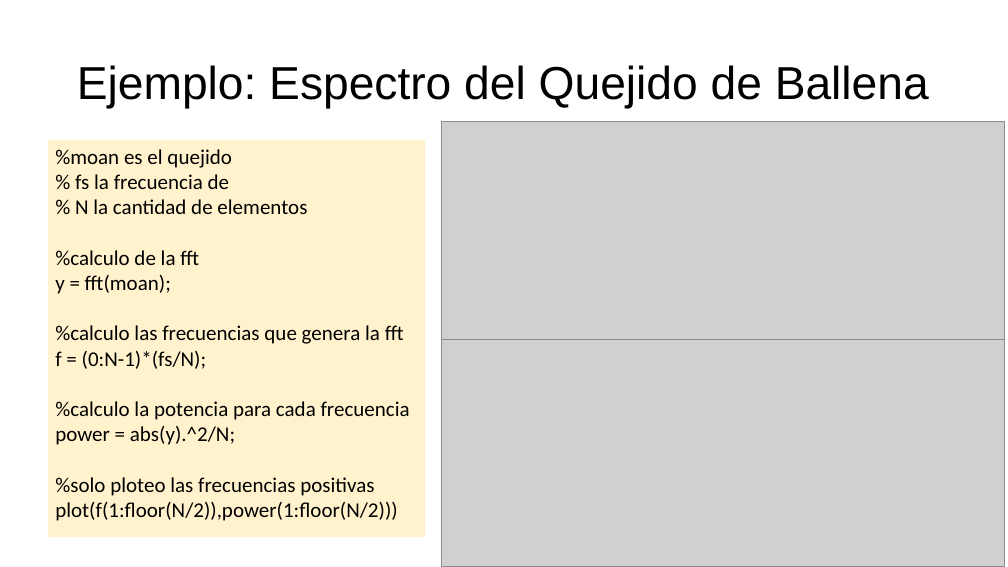
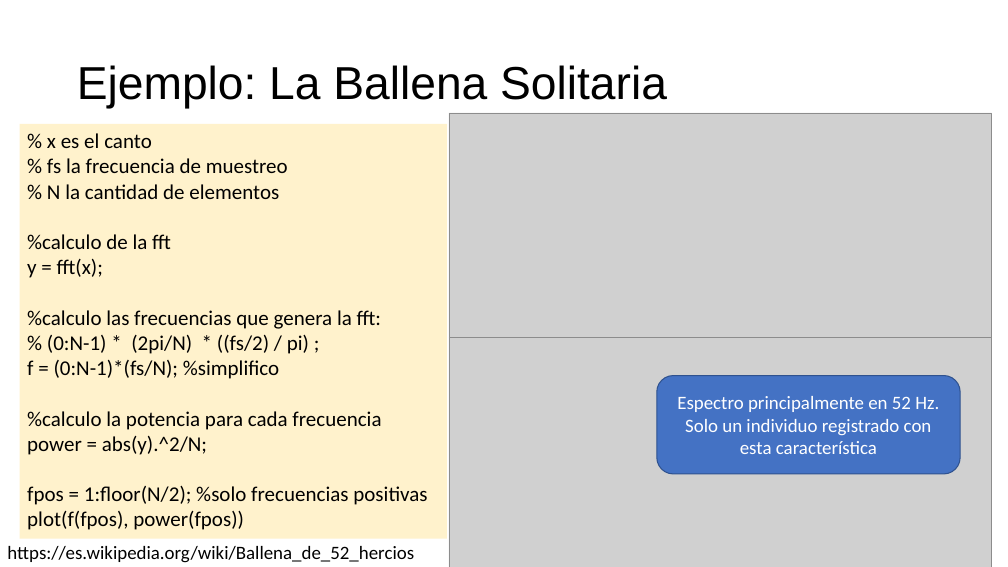
Before and after one commit to ferchaure/clase_wavelets, a slide deck: slide 16 of Introducción al Análisis Wavelet en Matlab.odp. Drawn at 1008x567 pixels with LibreOffice and Linux fonts; fonts in the diff are those of the drawing; grey boxes stand for pictures. Boxes give left, top, right and bottom in pixels: in the first picture for what was removed or moved away, otherwise in the second. Text is boxed around its words. In the diff, an @@ line names an element or a change of style, - is before the commit and + after.

```diff
--- a/Introducción al Análisis Wavelet en Matlab.odp
+++ b/Introducción al Análisis Wavelet en Matlab.odp
@@ title at (77,65,667,109): text changed @@
-Ejemplo: Espectro del Quejido de Ballena
+Ejemplo: La Ballena Solitaria
@@ picture: place and size @@
-picture at (442,121,1006,339)
+picture at (449,113,992,337)
@@ rectangle "% x es el canto": place and size @@
-rectangle "% x es el canto" at (48,140,425,537)
+rectangle "% x es el canto" at (20,124,447,539)
@@ text in rectangle at (47,133,288,173): text changed @@
-%moan es el quejido
-% fs la frecuencia de
+% x es el canto
+% fs la frecuencia de muestreo
@@ text in rectangle at (27,259,381,379): text changed @@
-y = fft(moan);
-%calculo las frecuencias que genera la fft
-f = (0:N-1)*(fs/N);
+y = fft(x);
+%calculo las frecuencias que genera la fft:
+% (0:N-1) * (2pi/N) * ((fs/2) / pi) ;
+f = (0:N-1)*(fs/N); %simplifico
@@ picture: place and size @@
-picture at (442,339,1006,566)
+picture at (449,337,992,567)
@@ freeform shape added at (657,376,960,474), fill #4472C4, outline #2F528F 0.99 pt, 18 pt, text #FFFFFF @@
+Espectro principalmente en 52 Hz.
+Solo un individuo registrado con esta característica
@@ text in rectangle at (27,486,427,530): text changed @@
-%solo ploteo las frecuencias positivas
-plot(f(1:floor(N/2)),power(1:floor(N/2)))
+fpos = 1:floor(N/2); %solo frecuencias positivas
+plot(f(fpos), power(fpos))
@@ free added at (0,537,423,567), 18 pt, text #000000 @@
+https://es.wikipedia.org/wiki/Ballena_de_52_hercios
```
Also in this commit, not shown: 30 other slides changed, 2 slides added, 11 other files.
